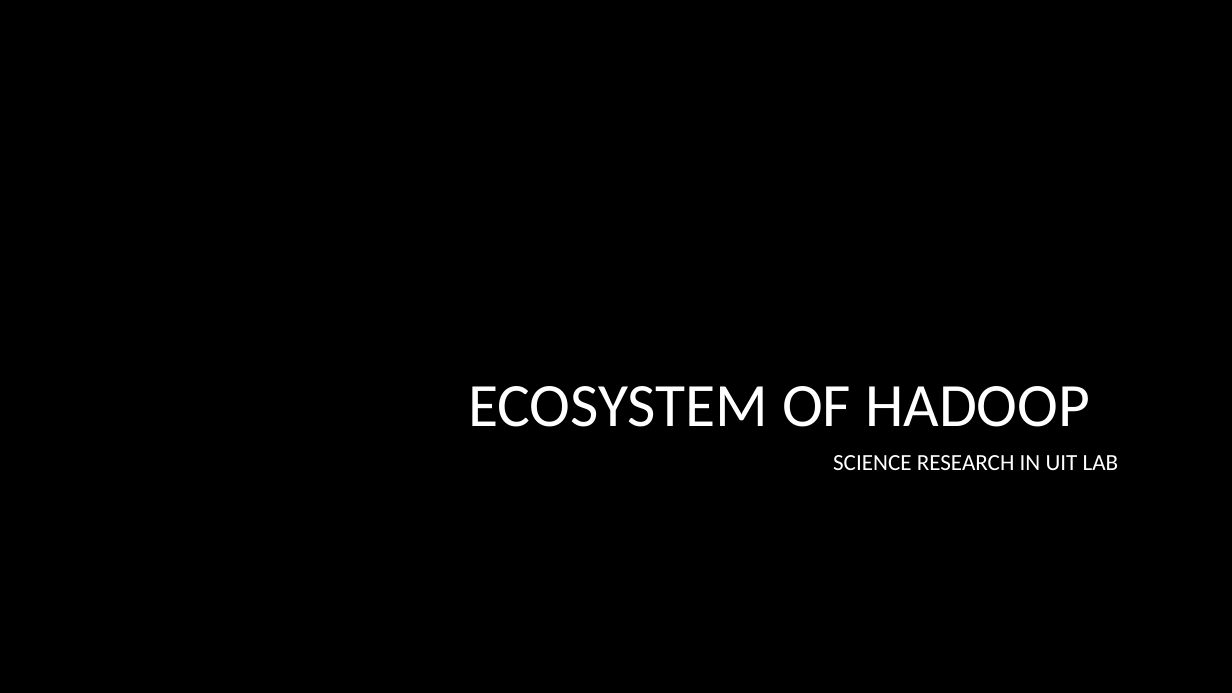
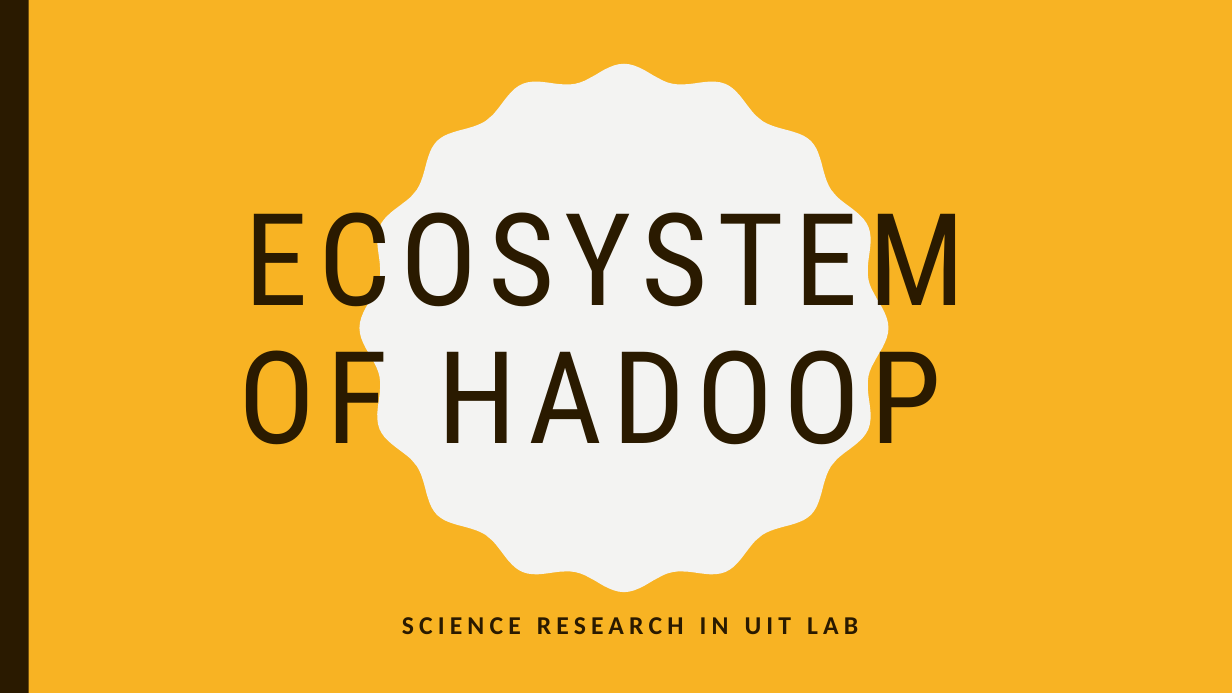
Before and after one commit to fnaticTrucMinh/UIT_AEP_BigDataRESEARCH, a slide deck: slide 1 of Presentation/Ecosystem of Hadoop.pptx. Drawn at 1232x693 pixels with LibreOffice and Linux fonts; fonts in the diff are those of the drawing; background and template pictures are left out. Boxes give left, top, right and bottom in pixels: in the first picture for what was removed or moved away, otherwise in the second. Text is boxed around its words. In the diff, an @@ line names an element or a change of style, - is before the commit and + after.

```diff
--- a/Presentation/Ecosystem of Hadoop.pptx
+++ b/Presentation/Ecosystem of Hadoop.pptx
@@ background picture (left out) to #F8B323 @@
@@ rectangle added at (0,0,29,693), fill #2A1A00 @@
@@ freeform shape added at (360,64,889,592), fill #F3F3F2 @@
@@ title "ECOSYSTEM OF HADOOP": place and size @@
-title "ECOSYSTEM OF HADOOP" at (468,386,1090,427)
+title "ECOSYSTEM OF HADOOP" at (239,187,966,474)
@@ title "ECOSYSTEM OF HADOOP" at (239,187,966,474): size 48 to 100 pt, font Calibri to Roboto Condensed, text colour #FFFFFF to #2A1A00, letter spacing 0 to 8 pt; alignment right to centre; line spacing 1 to 0.9; vertical alignment bottom to middle @@
@@ subtitle "SCIENCE RESEARCH IN UIT LAB": place and size @@
-subtitle "SCIENCE RESEARCH IN UIT LAB" at (833,455,1119,470)
+subtitle "SCIENCE RESEARCH IN UIT LAB" at (402,617,858,634)
@@ subtitle "SCIENCE RESEARCH IN UIT LAB" at (402,617,858,634): size 18 to 20 pt, text colour #FFFFFF to #2A1A00, letter spacing 0 to 4 pt, bold on; alignment right to centre; less space between paragraphs @@
```
Also in this commit, not shown: 12 other slides changed, 18 slides added, 3 slides removed.
